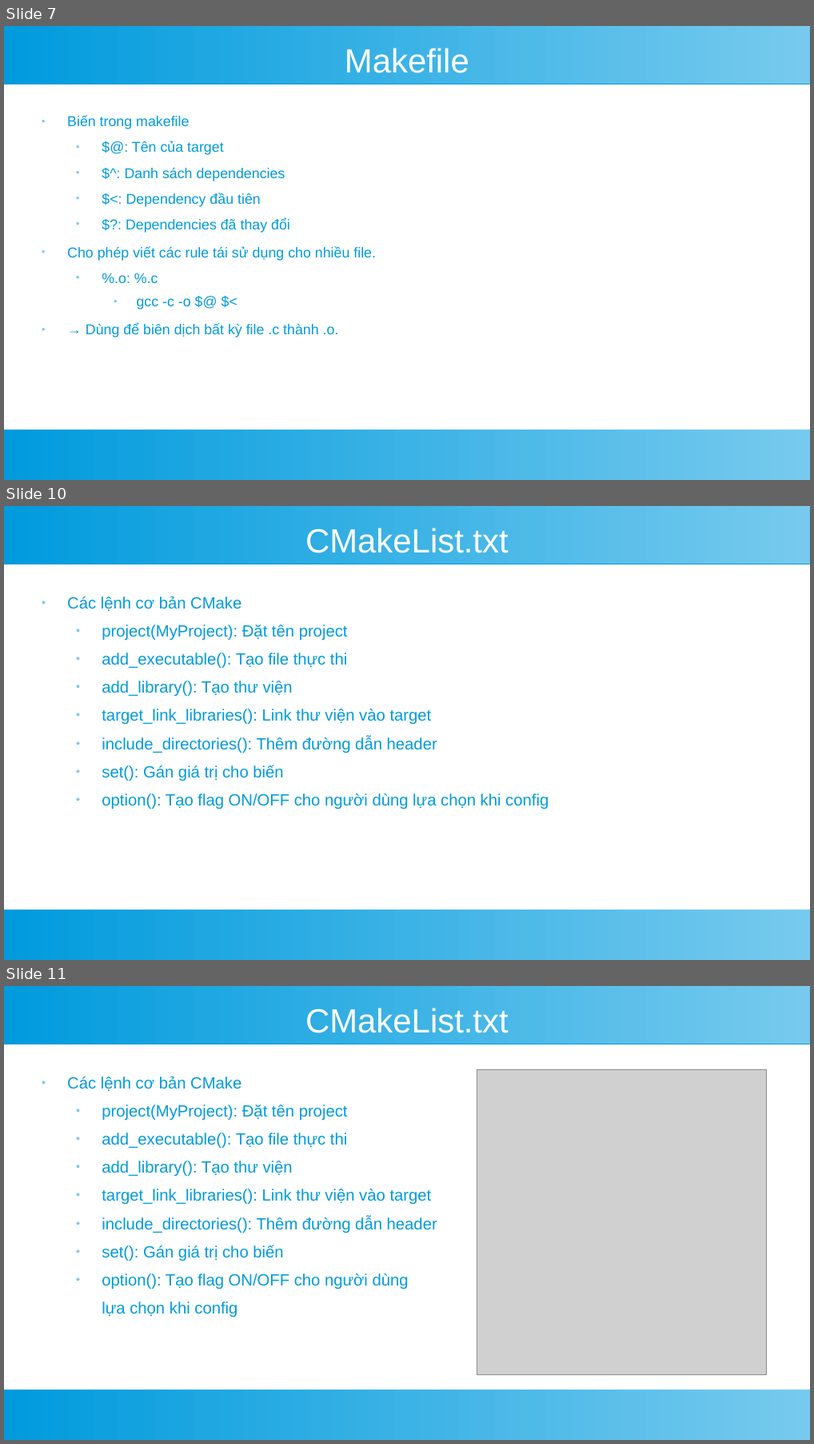
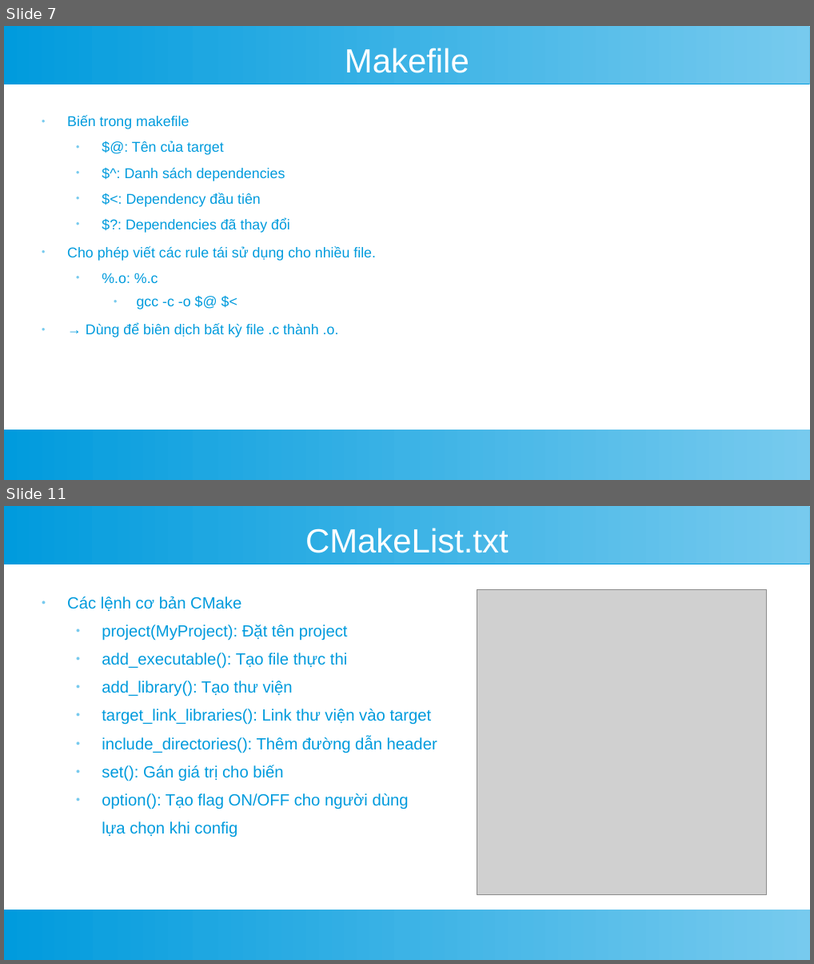
Before and after one commit to TrietTruong2243/AdvancedWeb_TicTacToe, a slide deck: cmake.odp. Shown one above the other, each under a label of ours: slides 7, 10 and 11 before the commit, slides 7 and 11 after it; the slides between them are not shown. The pictures are 814x1444 and 814x964 pixels, drawn with LibreOffice and Linux fonts; fonts in the diff are those of the drawing; grey boxes stand for pictures. Boxes give left, top, right and bottom in pixels: in the first picture for what was removed or moved away, otherwise in the second. Text is boxed around its words. In the diff, an @@ line names an element or a change of style, - is before the commit and + after.

```diff
--- a/cmake.odp
+++ b/cmake.odp
@@ slide 10 removed at <box>4,506,810,960</box>, background #FFFFFF; not listed: 2 template elements that a slide beside it also shows @@
@@ title removed at <box>306,528,509,553</box> @@
-CMakeList.txt
@@ text removed at <box>67,596,549,809</box> @@
-● Các lệnh cơ bản CMake
-  ● project(MyProject): Đặt tên project
-  ● add_executable(): Tạo file thực thi
-  ● add_library(): Tạo thư viện
-  ● target_link_libraries(): Link thư viện vào target
-  ● include_directories(): Thêm đường dẫn header
-  ● set(): Gán giá trị cho biến
-  ● option(): Tạo flag ON/OFF cho người dùng lựa chọn khi config
```
Also in this commit, not shown: 8 slides changed, 3 slides added, 1 other slide removed.
